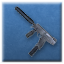
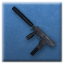
Two versions of the same layered image (64x64). Layer-by-layer changes:
added layer "Layer 2" above "Layer 1" over (11, 4, 56, 57)
hid "Layer 1" over (14, 5, 58, 57)
